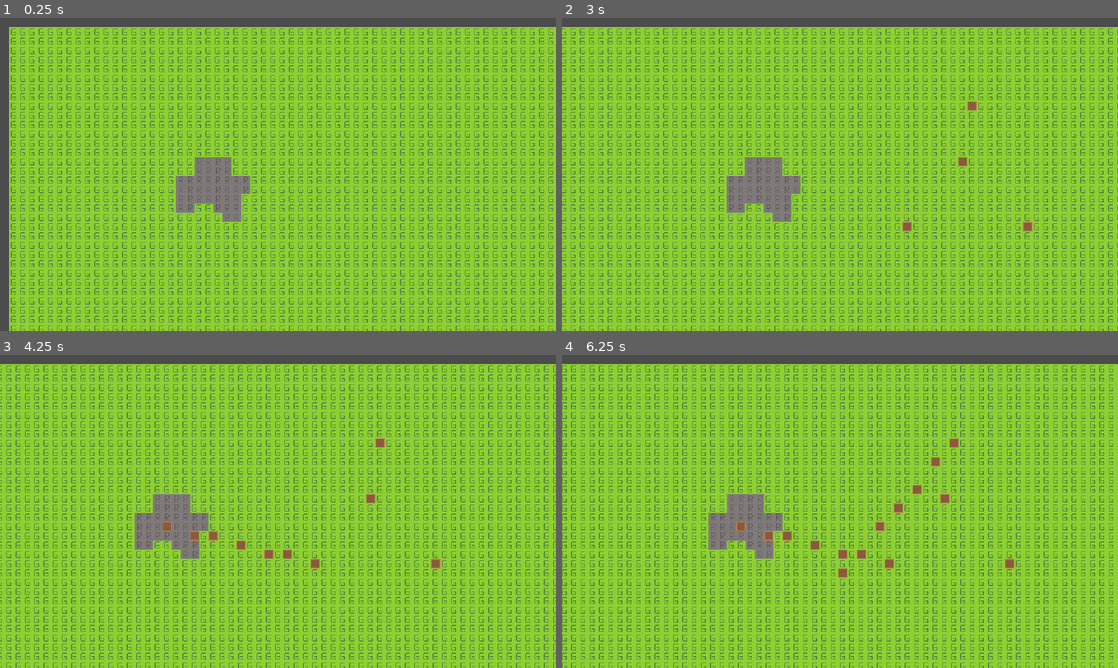
Above: before the commit, frames 1-4 (two rows, left to right).
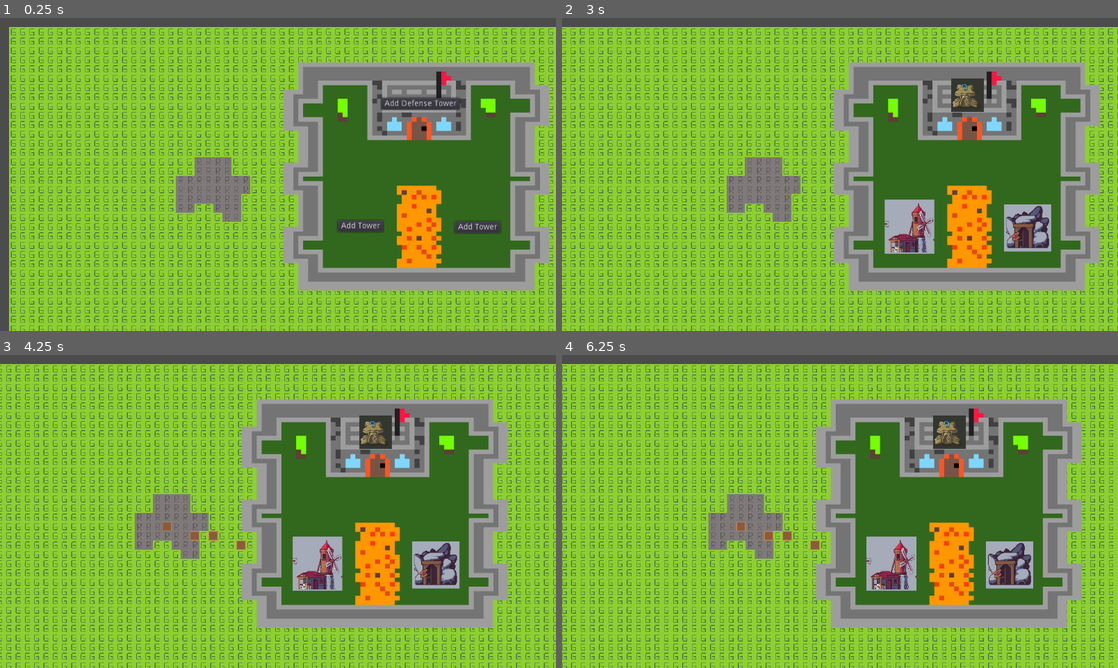
Above: after the commit, the same moments.

Repository: Joshua5437/Game-3
Game: Godot game, scene res://mainScene.tscn
Same seed, same stepped clock (60 frames per second), same inputs: the game is played once before the commit and once after it.
Inputs (mouse positions are in pixels of both pictures, inside the frame that each line leads up to):
- Up to frame 1 (0.25 s): no input
- Up to frame 2 (3 s): click (923, 224) at 0.5 s, where only the run after the commit has a clickable "Add Tower"; click (1040, 227) at 1.25 s, where only the run after the commit has a clickable "Add Tower"; click (984, 102) at 2 s, where only the run after the commit has a clickable "Add Defense Tower"; tap Enter at 2.75 s; move the mouse to (962, 158) at 2.77 s; hold Right (ui_right) from 2.78 s (still down); click (962, 158) at 2.92 s
- Up to frame 3 (4.25 s): release Right (ui_right) at 3.5 s; drag from (166, 527) to (316, 564) at 3.52 s
- Up to frame 4 (6.25 s): tap Space at 4.25, 5.75 s; move the mouse to (895, 442) at 4.27 s; hold Right (ui_right) 4.28-5 s; tap Enter at 5 s; drag from (812, 574) to (928, 442) at 5.02 s; move the mouse to (1006, 558) at 5.77 s; hold Left (ui_left) from 5.78 s (still down)

The runs differ from the first frame. In frame 1, 33% of the frame differs, in the area x 51-99%, y 14-88%; in frame 2, 33%, in the area x 48-97%, y 14-88%; in frame 3, 33%; in frame 4, 33%.

Commit message:
Added Castle/Tower Functionality
The towers still need collision detection, new graphics (if we want), and possibly more.

Diff:
--- a/mainScene.tscn
+++ b/mainScene.tscn
@@ -1,9 +1,20 @@
-[gd_scene load_steps=5 format=2]
+[gd_scene load_steps=16 format=2]
 
 [ext_resource path="res://map.tscn" type="PackedScene" id=1]
 [ext_resource path="res://scripts/camera.gd" type="Script" id=2]
 [ext_resource path="res://scripts/game.gd" type="Script" id=3]
 [ext_resource path="res://tower.tscn" type="PackedScene" id=4]
+[ext_resource path="res://Images/New Castle Image.png" type="Texture" id=5]
+[ext_resource path="res://Images/Magic Tower.png" type="Texture" id=6]
+[ext_resource path="res://Images/Farm.png" type="Texture" id=7]
+[ext_resource path="res://Images/Mine.png" type="Texture" id=8]
+[ext_resource path="res://scripts/Econ #2.gd" type="Script" id=9]
+[ext_resource path="res://scripts/Econ #1.gd" type="Script" id=10]
+[ext_resource path="res://scripts/Econ #1 Button.gd" type="Script" id=11]
+[ext_resource path="res://scripts/Econ #2 Button.gd" type="Script" id=12]
+[ext_resource path="res://scripts/Defense Tower.gd" type="Script" id=13]
+[ext_resource path="res://scripts/Defense Tower Button.gd" type="Script" id=14]
+[ext_resource path="res://Sound Effects/Click Sound Effect.mp3" type="AudioStream" id=15]
 
 [node name="MainScene" type="Node2D"]
 script = ExtResource( 3 )
@@ -19,3 +30,74 @@
 limit_right = 1024
 limit_bottom = 1024
 script = ExtResource( 2 )
+
+[node name="Castle Objects" type="Node2D" parent="."]
+
+[node name="Castle" type="Sprite" parent="Castle Objects"]
+position = Vector2( 704, 250 )
+scale = Vector2( 0.654948, 0.606412 )
+texture = ExtResource( 5 )
+
+[node name="Econ #1" type="Sprite" parent="Castle Objects"]
+visible = false
+position = Vector2( 604, 344 )
+scale = Vector2( 0.147084, 0.178298 )
+texture = ExtResource( 7 )
+script = ExtResource( 10 )
+
+[node name="Econ #2" type="Sprite" parent="Castle Objects"]
+visible = false
+position = Vector2( 808, 346 )
+scale = Vector2( 0.376152, 0.436828 )
+texture = ExtResource( 8 )
+script = ExtResource( 9 )
+
+[node name="Defense Tower" type="Sprite" parent="Castle Objects"]
+visible = false
+position = Vector2( 704, 117 )
+scale = Vector2( 0.273551, 0.232287 )
+texture = ExtResource( 6 )
+script = ExtResource( 13 )
+
+[node name="Econ #1 Button" type="Button" parent="Castle Objects"]
+margin_left = 567.0
+margin_top = 333.0
+margin_right = 646.0
+margin_bottom = 353.0
+text = "Add Tower"
+script = ExtResource( 11 )
+
+[node name="AudioStreamPlayer" type="AudioStreamPlayer" parent="Castle Objects/Econ #1 Button"]
+stream = ExtResource( 15 )
+
+[node name="Econ #2 Button" type="Button" parent="Castle Objects"]
+margin_left = 769.0
+margin_top = 335.0
+margin_right = 848.0
+margin_bottom = 355.0
+text = "Add Tower"
+script = ExtResource( 12 )
+
+[node name="AudioStreamPlayer" type="AudioStreamPlayer" parent="Castle Objects/Econ #2 Button"]
+stream = ExtResource( 15 )
+
+[node name="Defense Tower Button" type="Button" parent="Castle Objects"]
+margin_left = 642.0
+margin_top = 122.0
+margin_right = 778.0
+margin_bottom = 142.0
+text = "Add Defense Tower"
+script = ExtResource( 14 )
+
+[node name="AudioStreamPlayer" type="AudioStreamPlayer" parent="Castle Objects/Defense Tower Button"]
+stream = ExtResource( 15 )
+
+[connection signal="pressed" from="Castle Objects/Econ #1 Button" to="Castle Objects/Econ #1" method="_on_Econ_1_Button_pressed"]
+[connection signal="pressed" from="Castle Objects/Econ #1 Button" to="Castle Objects/Econ #1 Button" method="_on_Econ_1_Button_pressed"]
+[connection signal="pressed" from="Castle Objects/Econ #1 Button" to="Castle Objects/Econ #1 Button/AudioStreamPlayer" method="_on_Econ_1_Button_pressed"]
+[connection signal="pressed" from="Castle Objects/Econ #2 Button" to="Castle Objects/Econ #2" method="_on_Econ_2_Button_pressed"]
+[connection signal="pressed" from="Castle Objects/Econ #2 Button" to="Castle Objects/Econ #2 Button" method="_on_Econ_2_Button_pressed"]
+[connection signal="pressed" from="Castle Objects/Econ #2 Button" to="Castle Objects/Econ #1 Button/AudioStreamPlayer" method="_on_Econ_2_Button_pressed"]
+[connection signal="pressed" from="Castle Objects/Defense Tower Button" to="Castle Objects/Defense Tower" method="_on_Defense_Tower_Button_pressed"]
+[connection signal="pressed" from="Castle Objects/Defense Tower Button" to="Castle Objects/Defense Tower Button" method="_on_Defense_Tower_Button_pressed"]
+[connection signal="pressed" from="Castle Objects/Defense Tower Button" to="Castle Objects/Econ #1 Button/AudioStreamPlayer" method="_on_Defense_Tower_Button_pressed"]
--- /dev/null
+++ b/scripts/Defense Tower Button.gd
@@ -0,0 +1,9 @@
+extends Button
+
+# Called when the node enters the scene tree for the first time.
+func _ready():
+	$AudioStreamPlayer.stream.loop = false
+
+func _on_Defense_Tower_Button_pressed():
+	self.visible = !self.visible
+	$AudioStreamPlayer.play()
--- /dev/null
+++ b/scripts/Defense Tower.gd
@@ -0,0 +1,11 @@
+extends Sprite
+
+var tower_health = 100
+var attack_per_hit = 10
+
+# Called when the node enters the scene tree for the first time.
+func _ready():
+	pass # Replace with function body.
+
+func _on_Defense_Tower_Button_pressed():
+	self.visible = !self.visible
--- /dev/null
+++ b/scripts/Econ #1 Button.gd
@@ -0,0 +1,9 @@
+extends Button
+
+# Called when the node enters the scene tree for the first time.
+func _ready():
+	$AudioStreamPlayer.stream.loop = false
+
+func _on_Econ_1_Button_pressed():
+	self.visible = !self.visible
+	$AudioStreamPlayer.play()
--- /dev/null
+++ b/scripts/Econ #1.gd
@@ -0,0 +1,11 @@
+extends Sprite
+
+var tower_health = 100
+var gold_per_turn = 30
+
+# Called when the node enters the scene tree for the first time.
+func _ready():
+	pass # Replace with function body.
+
+func _on_Econ_1_Button_pressed():
+	self.visible = !self.visible
--- /dev/null
+++ b/scripts/Econ #2 Button.gd
@@ -0,0 +1,9 @@
+extends Button
+
+# Called when the node enters the scene tree for the first time.
+func _ready():
+	$AudioStreamPlayer.stream.loop = false
+
+func _on_Econ_2_Button_pressed():
+	self.visible = !self.visible
+	$AudioStreamPlayer.play()
--- /dev/null
+++ b/scripts/Econ #2.gd
@@ -0,0 +1,10 @@
+extends Sprite
+
+var tower_health = 100
+var gold_per_turn = 50
+
+func _ready():
+	pass # Replace with function body.
+
+func _on_Econ_2_Button_pressed():
+	self.visible = !self.visible
Binary file added: Images/Archery Tower.png
Not shown, added: Images/Archery Tower.png.import
Binary file added: Images/Farm.png
Not shown, added: Images/Farm.png.import
Binary file added: Images/Magic Tower.png
Not shown, added: Images/Magic Tower.png.import
Binary file added: Images/Mine.png
Not shown, added: Images/Mine.png.import
Binary file added: Images/New Castle Image.png
Not shown, added: Images/New Castle Image.png.import
Not shown, added: Sound Effects/Click Sound Effect.mp3.import
Not shown, added: .gitattributes
(and 1 more such lines)
